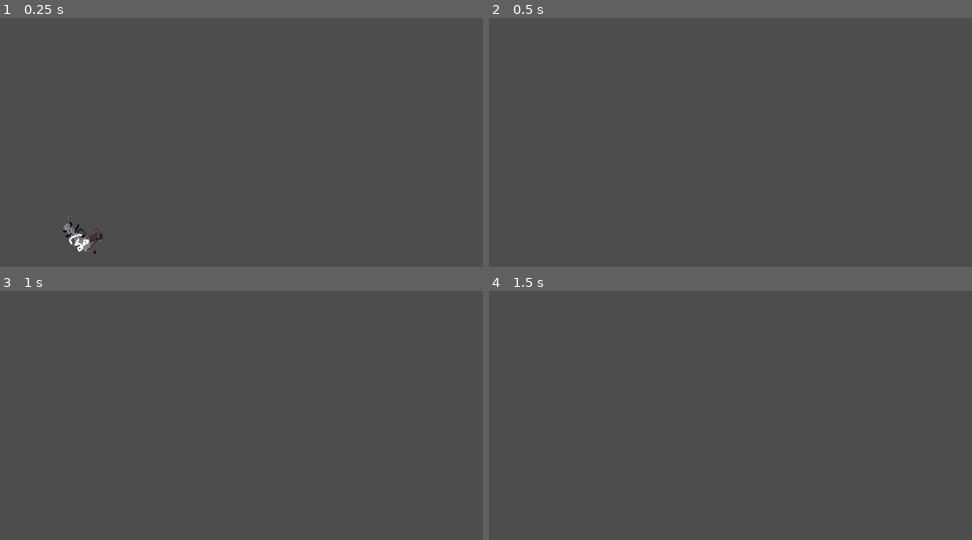
Above: before the commit, frames 1-4 (two rows, left to right).
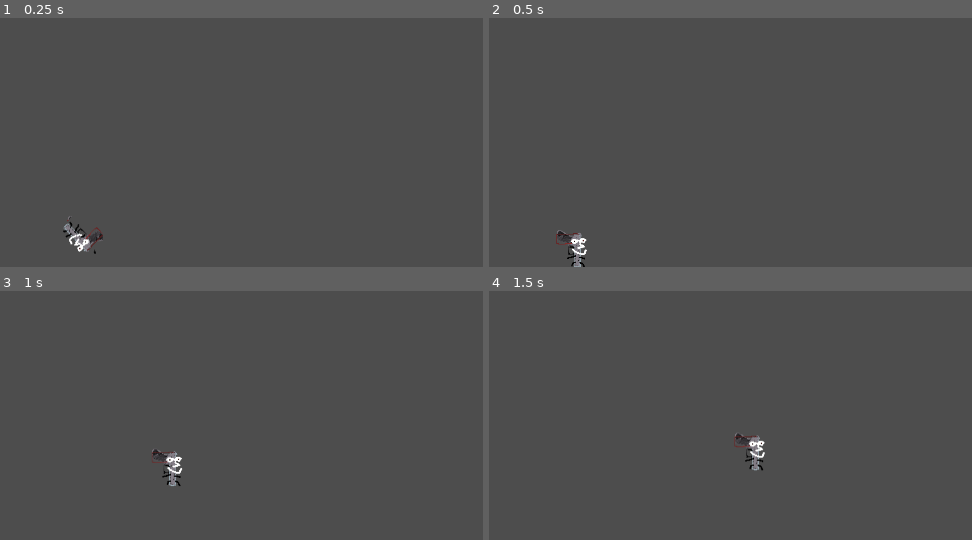
Above: after the commit, the same moments.

Repository: CallumAJ/WrathoftheJammed
Game: Godot game, scene res://scenes/level.tscn
The game is run twice, just before and just after one commit, with the same random seed, the same clock (stepped at 60 frames per second) and the same inputs.
Inputs:
- Up to frame 1 (0.25 s): no input
- Up to frame 2 (0.5 s): no input
- Up to frame 3 (1 s): tap Enter (ui_accept) at 0.5 s; hold D (right) from 0.53 s (still down); tap Q (shoot) at 0.6 s; tap Space (jump) at 0.77 s
- Up to frame 4 (1.5 s): keep holding D (right); tap Q (shoot) at 1.35 s

Frame 1 is identical in both runs. In frame 2, 0.4% of the frame differs, in the area x 13-21%, y 85-100%; in frame 3, 0.4%; in frame 4, 0.4%.
Error after the commit: Cannot call method 'add_child' on a null value. (res://scenes/level.gd:7)

Commit message:
deleted the duplicate level scene and fixed wall

Diff:
--- a/level.tscn
+++ /dev/null
@@ -1,57 +0,0 @@
-[gd_scene load_steps=7 format=3 uid="uid://fo7bx28oifki"]
-
-[ext_resource type="PackedScene" uid="uid://noqm3i8boxaj" path="res://scenes/Johnny.tscn" id="1_drryo"]
-[ext_resource type="Script" path="res://level.gd" id="1_if0ej"]
-
-[sub_resource type="RectangleShape2D" id="RectangleShape2D_yxyhv"]
-size = Vector2(16.25, 760)
-
-[sub_resource type="RectangleShape2D" id="RectangleShape2D_xjxga"]
-size = Vector2(20, 740)
-
-[sub_resource type="RectangleShape2D" id="RectangleShape2D_h82f6"]
-size = Vector2(1303.5, 20)
-
-[sub_resource type="RectangleShape2D" id="RectangleShape2D_73ffl"]
-size = Vector2(1284.5, 20)
-
-[node name="Level" type="Node2D"]
-script = ExtResource("1_if0ej")
-
-[node name="Player" parent="." instance=ExtResource("1_drryo")]
-position = Vector2(640, 690)
-
-[node name="Borders" type="Node2D" parent="."]
-
-[node name="RightBorder" type="StaticBody2D" parent="Borders"]
-light_mask = 4
-
-[node name="CollisionShape2D" type="CollisionShape2D" parent="Borders/RightBorder"]
-position = Vector2(1290, 369)
-shape = SubResource("RectangleShape2D_yxyhv")
-
-[node name="LeftBorder" type="StaticBody2D" parent="Borders"]
-light_mask = 4
-
-[node name="CollisionShape2D" type="CollisionShape2D" parent="Borders/LeftBorder"]
-position = Vector2(-11, 361)
-shape = SubResource("RectangleShape2D_xjxga")
-
-[node name="TopBorder" type="StaticBody2D" parent="Borders"]
-light_mask = 4
-
-[node name="CollisionShape2D" type="CollisionShape2D" parent="Borders/TopBorder"]
-position = Vector2(638.25, -10)
-shape = SubResource("RectangleShape2D_h82f6")
-
-[node name="BottomBorder" type="StaticBody2D" parent="Borders"]
-light_mask = 4
-position = Vector2(68, 664)
-
-[node name="CollisionShape2D" type="CollisionShape2D" parent="Borders/BottomBorder"]
-position = Vector2(571.75, 67)
-shape = SubResource("RectangleShape2D_73ffl")
-
-[node name="Bullets" type="Node2D" parent="."]
-
-[connection signal="bullet" from="Player" to="." method="_on_player_bullet"]
--- a/scenes/level.tscn
+++ b/scenes/level.tscn
@@ -1,6 +1,7 @@
-[gd_scene load_steps=6 format=3 uid="uid://da05iswkkhqh5"]
+[gd_scene load_steps=7 format=3 uid="uid://da05iswkkhqh5"]
 
 [ext_resource type="PackedScene" uid="uid://noqm3i8boxaj" path="res://scenes/Johnny.tscn" id="1_drryo"]
+[ext_resource type="Script" path="res://scenes/level.gd" id="1_w84r8"]
 
 [sub_resource type="RectangleShape2D" id="RectangleShape2D_yxyhv"]
 size = Vector2(16.25, 760)
@@ -15,33 +16,49 @@
 size = Vector2(1284.5, 20)
 
 [node name="Level" type="Node2D"]
+script = ExtResource("1_w84r8")
 
 [node name="Player" parent="." instance=ExtResource("1_drryo")]
 position = Vector2(640, 690)
+collision_layer = 5
 
 [node name="Borders" type="Node2D" parent="."]
 
 [node name="RightBorder" type="StaticBody2D" parent="Borders"]
+light_mask = 4
+collision_layer = 11
+collision_mask = 11
 
 [node name="CollisionShape2D" type="CollisionShape2D" parent="Borders/RightBorder"]
 position = Vector2(1290, 369)
 shape = SubResource("RectangleShape2D_yxyhv")
 
 [node name="LeftBorder" type="StaticBody2D" parent="Borders"]
+light_mask = 4
+collision_layer = 11
+collision_mask = 11
 
 [node name="CollisionShape2D" type="CollisionShape2D" parent="Borders/LeftBorder"]
 position = Vector2(-11, 361)
 shape = SubResource("RectangleShape2D_xjxga")
 
 [node name="TopBorder" type="StaticBody2D" parent="Borders"]
+light_mask = 4
+collision_layer = 11
+collision_mask = 11
 
 [node name="CollisionShape2D" type="CollisionShape2D" parent="Borders/TopBorder"]
 position = Vector2(638.25, -10)
 shape = SubResource("RectangleShape2D_h82f6")
 
 [node name="BottomBorder" type="StaticBody2D" parent="Borders"]
+light_mask = 4
 position = Vector2(68, 664)
+collision_layer = 11
+collision_mask = 11
 
 [node name="CollisionShape2D" type="CollisionShape2D" parent="Borders/BottomBorder"]
 position = Vector2(571.75, 67)
 shape = SubResource("RectangleShape2D_73ffl")
+
+[connection signal="bullet" from="Player" to="." method="_on_player_bullet"]
Renamed: level.gd -> scenes/level.gd
